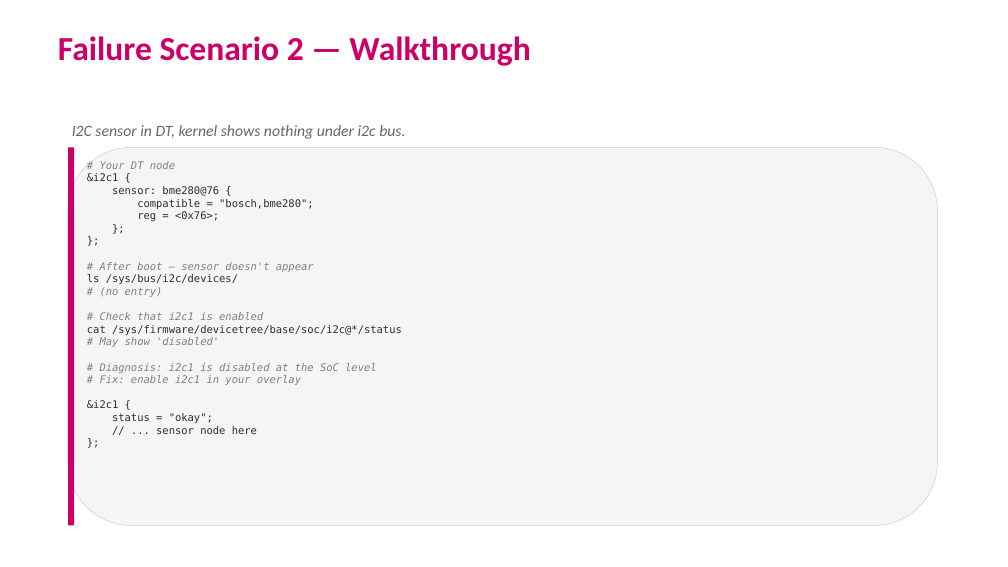
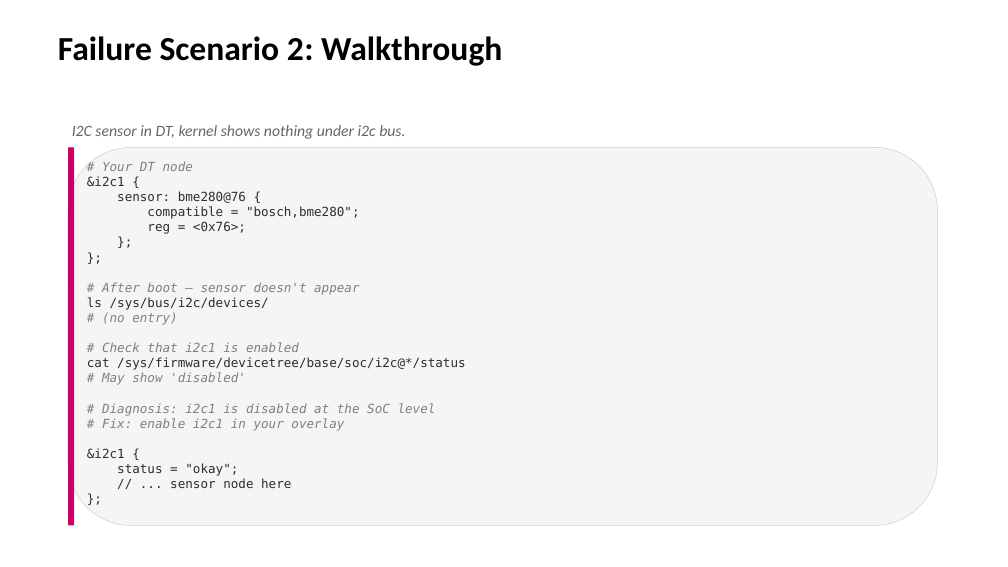
Before and after one commit to EmertxeInfoTech/Allegion-Training-Materials, a slide deck: slide 8 of yocto_training_all_session_decks/session_decks/D3S3_DT_Debugging.pptx. Drawn at 1008x567 pixels with LibreOffice and Linux fonts; fonts in the diff are those of the drawing; background and template pictures are left out. Boxes give left, top, right and bottom in pixels: in the first picture for what was removed or moved away, otherwise in the second. Text is boxed around its words. In the diff, an @@ line names an element or a change of style, - is before the commit and + after.

```diff
--- a/yocto_training_all_session_decks/session_decks/D3S3_DT_Debugging.pptx
+++ b/yocto_training_all_session_decks/session_decks/D3S3_DT_Debugging.pptx
@@ title at bbox=[58, 36, 502, 66]: text changed; text colour #CC0066 to #000000 @@
-Failure Scenario 2 — Walkthrough
+Failure Scenario 2: Walkthrough
@@ text "# Your DT node" at bbox=[87, 161, 466, 488]: size 10 to 12 pt @@
```
Also in this commit, not shown: 10 other slides changed, 6 other files.
